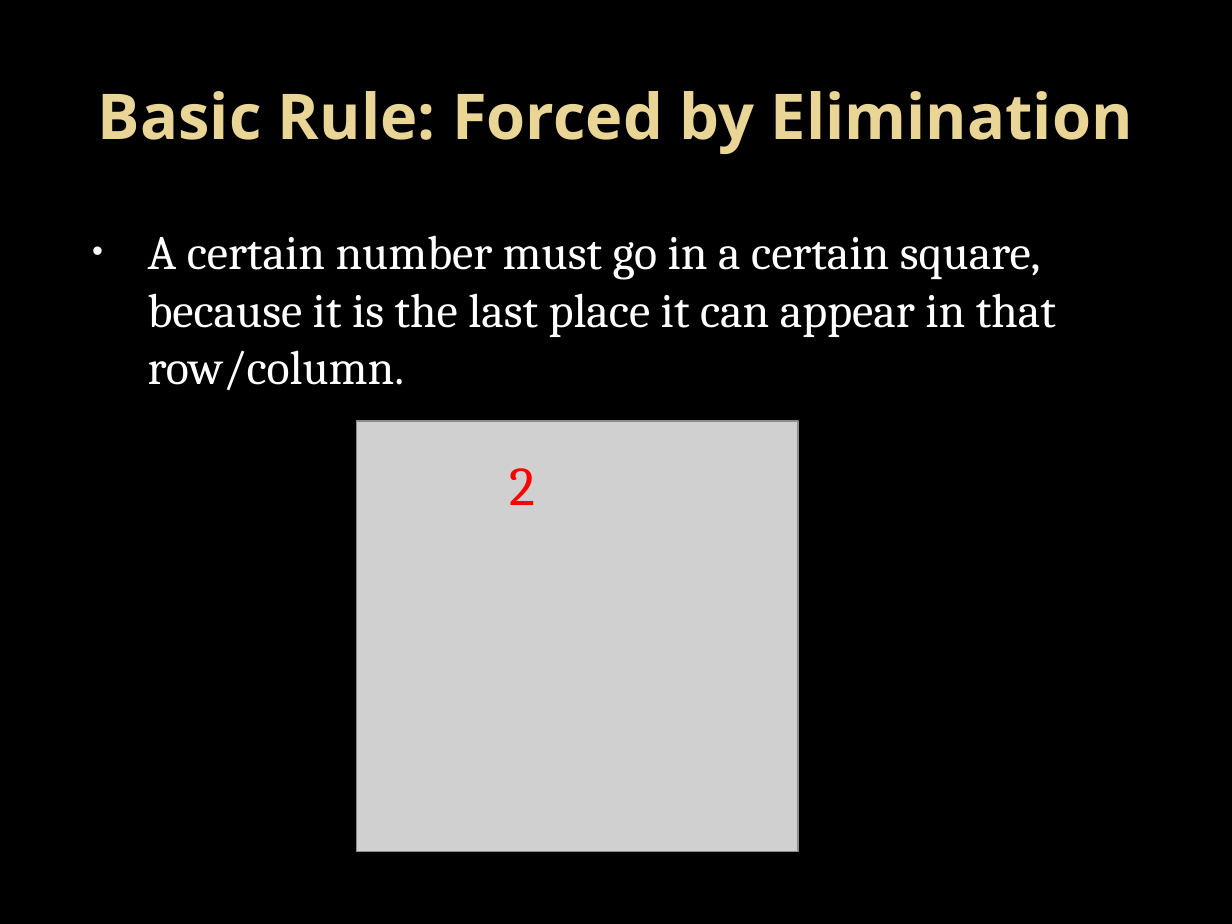
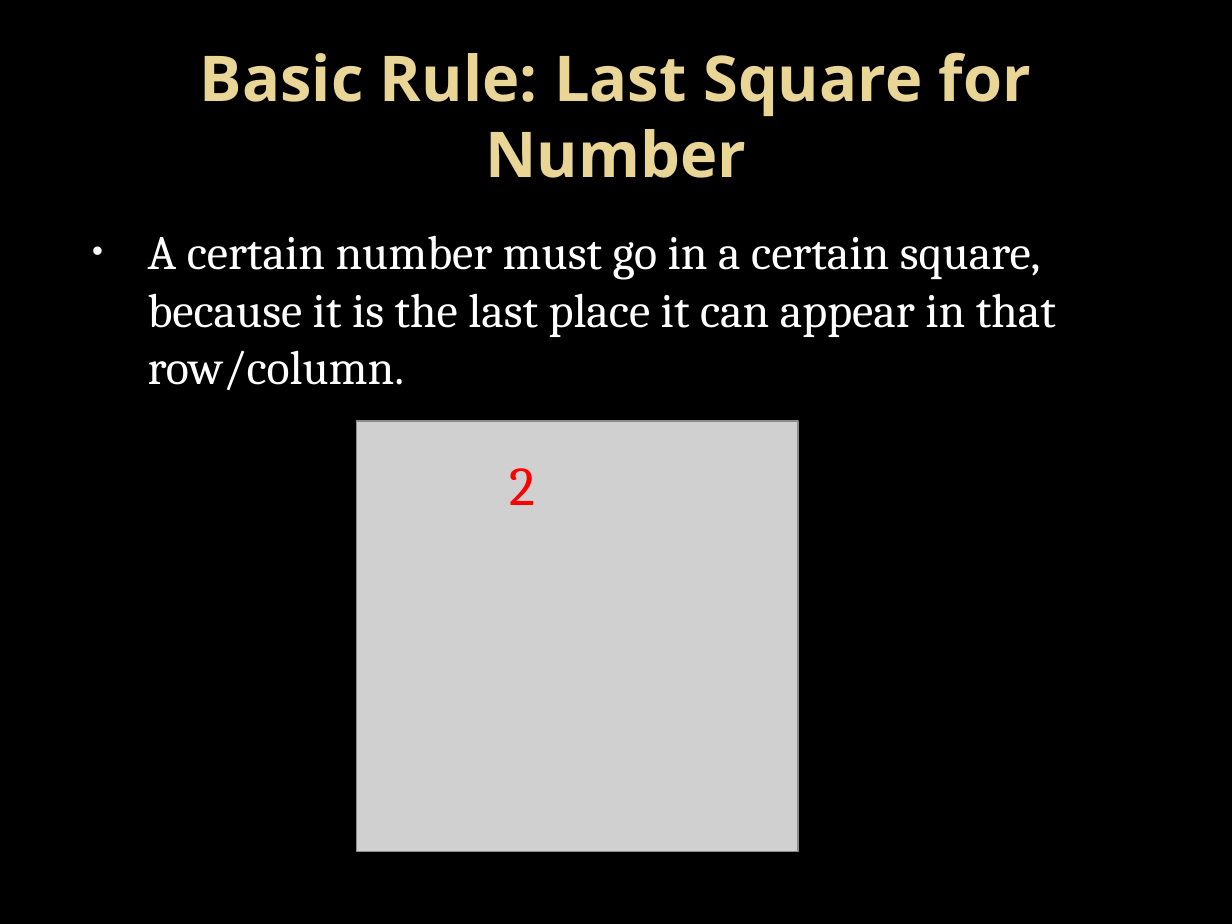
Before and after one commit to Bram28/LEGUP, a slide deck: slide 10 of misc/Rules/Skyscrapers.pptx. Drawn at 1232x924 pixels with LibreOffice and Linux fonts; fonts in the diff are those of the drawing; grey boxes stand for pictures; background and template pictures are left out. Boxes give left, top, right and bottom in pixels: in the first picture for what was removed or moved away, otherwise in the second. Text is boxed around its words. In the diff, an @@ line names an element or a change of style, - is before the commit and + after.

Commit message:
Updated Basic rule names in skyscrapers powerpoint.

```diff
--- a/misc/Rules/Skyscrapers.pptx
+++ b/misc/Rules/Skyscrapers.pptx
@@ title at [200, 52, 1031, 178]: text changed @@
-Basic Rule: Forced by Elimination
+Basic Rule: Last Square for Number
```
Also in this commit, not shown: 1 other slide changed.
